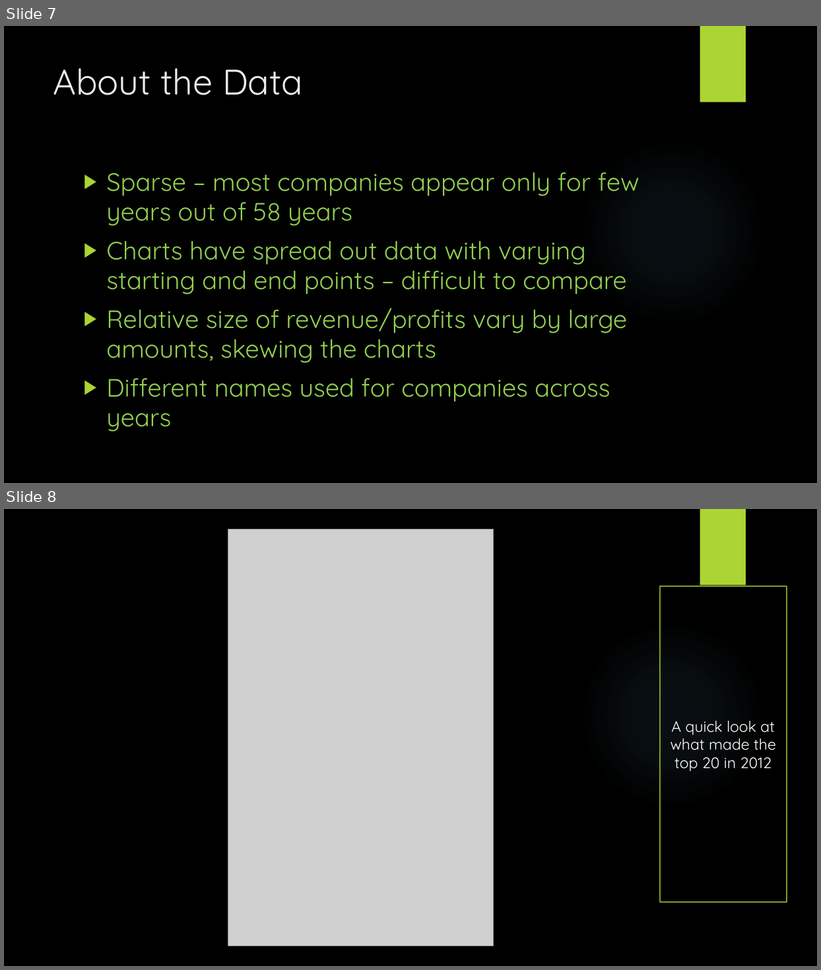
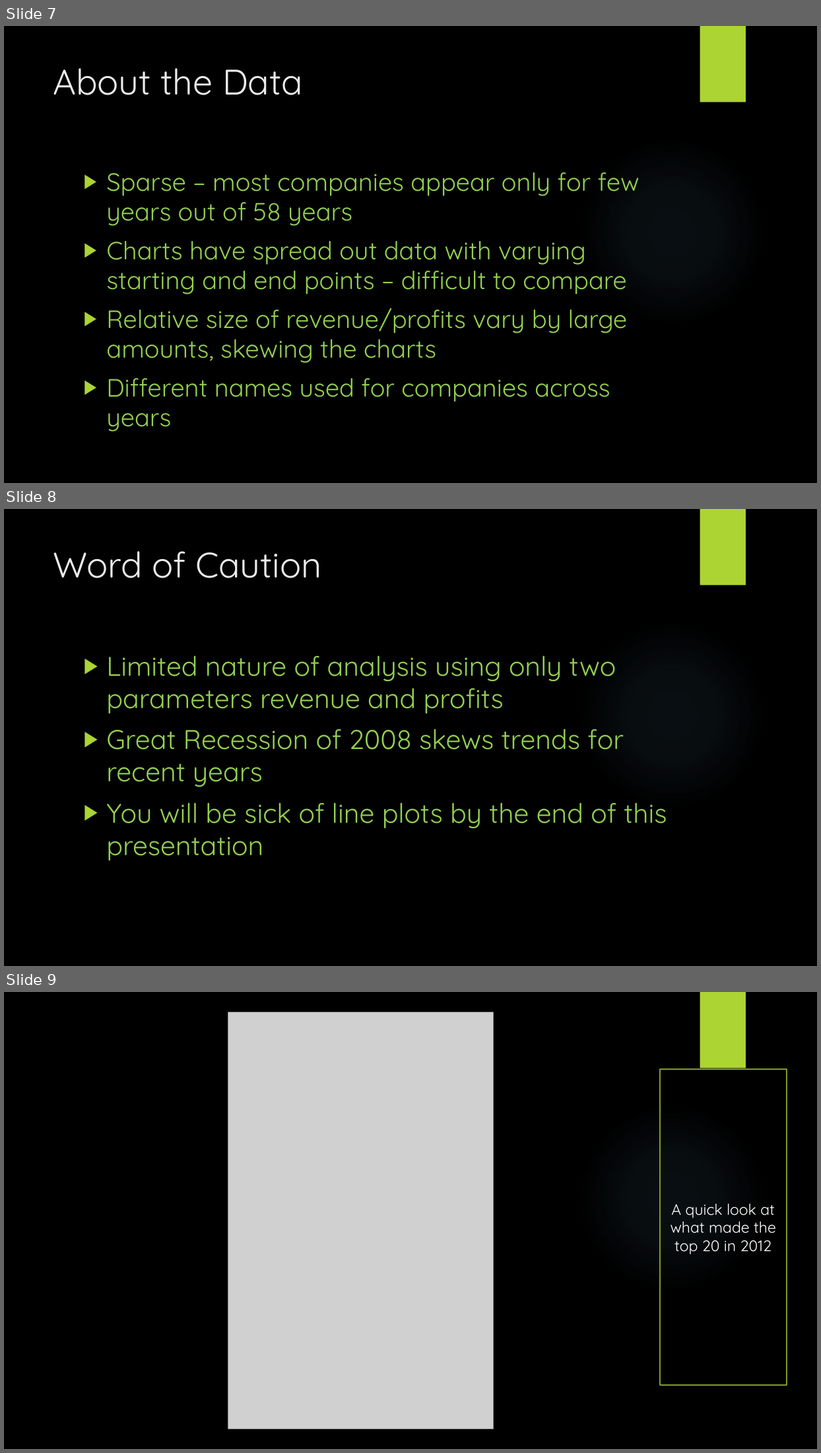
Before and after one commit to radhavrmk/WebScrapeProject, a slide deck: Web Scraping Fortune 500 Archive.pptx. Shown one above the other, each under a label of ours: slides 7 and 8 before the commit, slides 7, 8 and 9 after it. The pictures are 821x970 and 821x1453 pixels, drawn with LibreOffice and Linux fonts; fonts in the diff are those of the drawing; grey boxes stand for pictures; background and template pictures are left out. Boxes give left, top, right and bottom in pixels: in the first picture for what was removed or moved away, otherwise in the second. Text is boxed around its words. In the diff, an @@ line names an element or a change of style, - is before the commit and + after.

Commit message:
Updated prsentation, added Growth Analysis

```diff
--- a/Web Scraping Fortune 500 Archive.pptx
+++ b/Web Scraping Fortune 500 Archive.pptx
@@ slide 8 added at [4,509,817,966], background picture (left out); not listed: 2 template elements that a slide beside it also shows @@
@@ title added at [54,551,321,578], 42 pt, text #EBEBEB @@
+Word of Caution
@@ text added at [106,656,667,861], 32 pt, text #92D050 @@
+▶ Limited nature of analysis using only two parameters revenue and profits
+▶ Great Recession of 2008 skews trends for recent years
+▶ You will be sick of line plots by the end of this presentation
@@ what was slide 8 is now slide 9 @@
```
Also in this commit, not shown: 5 slides changed, 6 other slides added, 1 other file.
